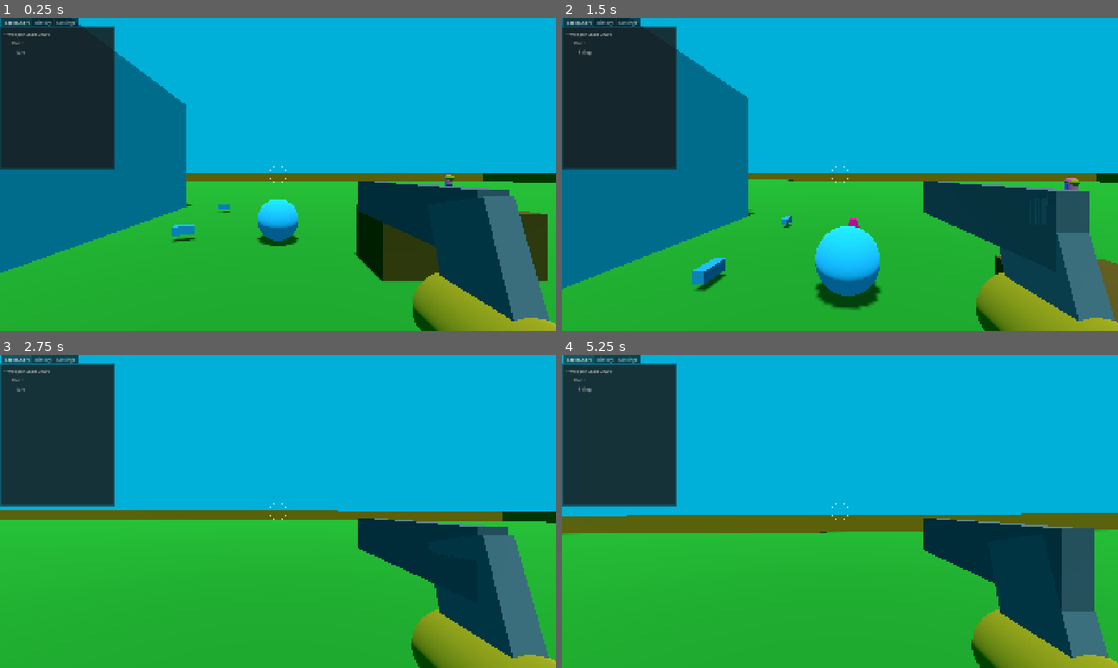
Above: before the commit, frames 1-4 (two rows, left to right).
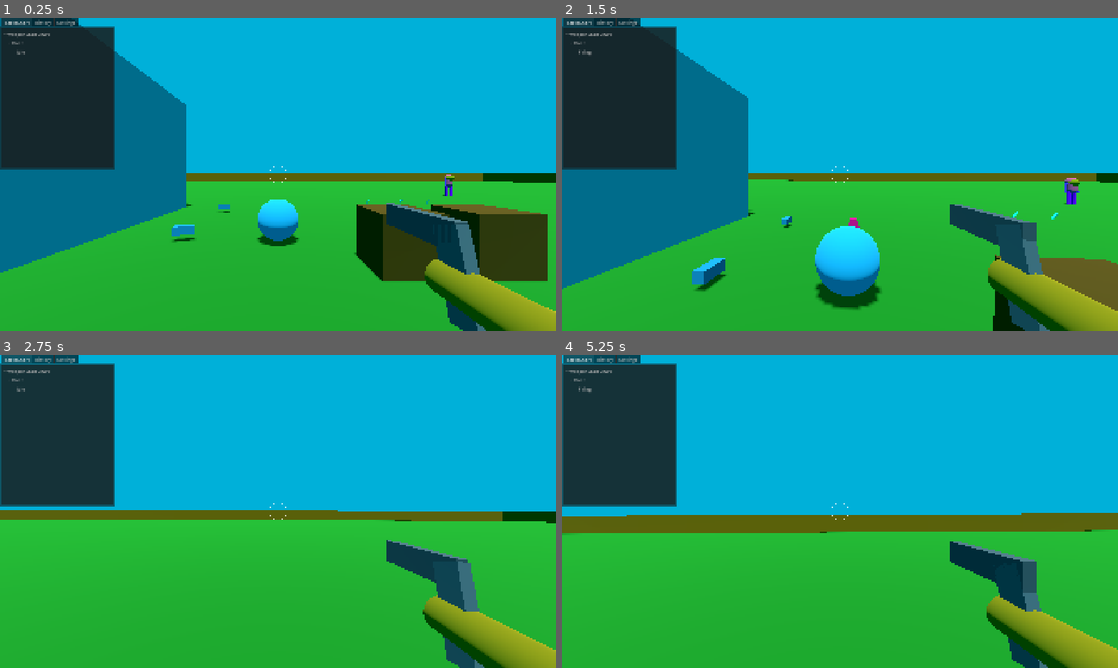
Above: after the commit, the same moments.

Repository: janisl/rpg-core
Game: Godot game, scene res://systems/main_scene.tscn
Same seed, same stepped clock (60 frames per second), same inputs: the game is played once before the commit and once after it.
Inputs (mouse positions are in pixels of both pictures, inside the frame that each line leads up to):
- Up to frame 1 (0.25 s): no input
- Up to frame 2 (1.5 s): move the mouse to (867, 174) at 0.52 s; hold Shift (crouch) 0.53-1.28 s; hold W (forward) from 0.53 s (still down); tap Space (jump) at 0.77 s; move the mouse to (812, 174) at 1.27 s; click (812, 174) at 1.35 s
- Up to frame 3 (2.75 s): keep holding W (forward); tap Space (jump) at 1.52 s; move the mouse to (289, 505) at 2.02 s; hold Ctrl (sprint) from 2.03 s (still down)
- Up to frame 4 (5.25 s): keep holding W (forward); move the mouse to (834, 517) at 2.77 s; release Ctrl (sprint) at 2.78 s; tap Z (test) at 2.85 s; tap Space (jump) at 3.02, 3.77, 4.52 s; move the mouse to (878, 514) at 3.52 s; tap 1 at 3.6 s; move the mouse to (795, 508) at 4.27 s; tap Shift (crouch) at 4.35 s; move the mouse to (845, 511) at 5.02 s; press the mouse at (845, 511) at 5.03 s

The runs differ from the first frame. In frame 1, 9.3% of the frame differs, in the area x 64-100%, y 52-100%; in frame 2, 9.5%; in frame 3, 9.7%; in frame 4, 9.7%, in the area x 65-100%, y 52-100%.

Commit message:
Weapon strafe tilt.

Diff:
--- a/actors/player/components/weapon_controller.gd
+++ b/actors/player/components/weapon_controller.gd
@@ -17,11 +17,18 @@
 @export var idle_sway_stiffness := 40.0
 @export var idle_sway_damping := 10.0
 
-@export_group("Look sway")
+@export_group("Look lag")
 @export var look_lag_enabled := true
 @export var look_lag_dividor := 20.0
-@export var look_lag_rot_max := 30.0
+@export_range(0, 90, 0.1, "radians_as_degrees") var look_lag_rot_max := 30.0 * PI / 180.0
 @export var look_lag_pos_scale := 0.1
+
+@export_group("Strafe tilt")
+@export var strafe_tilt_enabled := true
+@export var strafe_tilt_scale := 0.3
+@export_range(0, 90, 0.1, "radians_as_degrees") var strafe_tilt_max := 0.08
+@export var strafe_tilt_stiffness := 80.0
+@export var strafe_tilt_damping := 10.0
 
 var current_weapon: Weapon
 var current_weapon_model: Node3D
@@ -40,6 +47,9 @@
 var _prev_camera_rotation := Vector3.ZERO
 var _cam_rot_rate := Vector3.ZERO
 
+var _strafe_tilt := 0.0
+var _strafe_tilt_vel := 0.0
+
 
 func _process(delta: float) -> void:
 	if fire_rate_timer > 0.0:
@@ -176,14 +186,13 @@
 	var idle_offset := _update_idle_sway(delta)
 	var look_offset := _update_look_sway(delta)
 
+	var strafe_tilt = _update_strafe_tilt(delta)
+
 	current_weapon_model.position = base_weapon_position + idle_offset + look_offset
-
+	current_weapon_model.rotation = Vector3(0.0, 0.0, strafe_tilt)
 
 func _update_idle_sway(delta: float) -> Vector3:
-	if not idle_sway_enabled:
-		return Vector3.ZERO
-
-	if not current_weapon_model:
+	if not idle_sway_enabled or not current_weapon_model:
 		return Vector3.ZERO
 
 	idle_time += delta
@@ -223,10 +232,7 @@
 
 
 func _update_look_sway(delta: float) -> Vector3:
-	if not look_lag_enabled:
-		return Vector3.ZERO
-
-	if not camera:
+	if not look_lag_enabled or not camera:
 		return Vector3.ZERO
 
 	var cam_rot := camera.global_rotation
@@ -237,16 +243,15 @@
 			0.0)
 	_prev_camera_rotation = cam_rot
 
-	var max_rad := deg_to_rad(look_lag_rot_max)
-	rot_delta.x = clampf(rot_delta.x, -max_rad, max_rad)
-	rot_delta.y = clampf(rot_delta.y, -max_rad, max_rad)
+	rot_delta.x = clampf(rot_delta.x, -look_lag_rot_max, look_lag_rot_max)
+	rot_delta.y = clampf(rot_delta.y, -look_lag_rot_max, look_lag_rot_max)
 	rot_delta.z = 0.0
 
 	var interp_speed := (1.0 / delta) / look_lag_dividor
 	_cam_rot_rate = _cam_rot_rate.lerp(rot_delta, clamp(interp_speed * delta, 0.0, 1.0))
 
-	var norm_pitch := _cam_rot_rate.x / max_rad if max_rad > 0.0 else 0.0
-	var norm_yaw := _cam_rot_rate.y / max_rad if max_rad > 0.0 else 0.0
+	var norm_pitch := _cam_rot_rate.x / look_lag_rot_max if look_lag_rot_max > 0.0 else 0.0
+	var norm_yaw := _cam_rot_rate.y / look_lag_rot_max if look_lag_rot_max > 0.0 else 0.0
 	var look_pos := Vector3(
 			norm_yaw * look_lag_pos_scale,
 			norm_pitch * -look_lag_pos_scale,
@@ -254,3 +259,34 @@
 	)
 
 	return look_pos
+
+
+func _update_strafe_tilt(delta: float) -> float:
+	if not strafe_tilt_enabled or not player or not camera:
+		return 0.0
+
+	var local_velocity := camera.global_transform.basis.inverse() * player.velocity
+
+	var xz := Vector2(local_velocity.x, local_velocity.z)
+	var xz_speed := xz.length()
+
+	var lateral_fraction: float = abs(xz.x) / xz_speed if xz_speed > 0.1 else 0.0
+
+	var tilt_target = clamp(
+			-local_velocity.x * lateral_fraction * strafe_tilt_scale,
+			-strafe_tilt_max,
+			strafe_tilt_max
+	)
+
+	var result = SpringUtil.apply(
+			_strafe_tilt,
+			_strafe_tilt_vel,
+			tilt_target,
+			strafe_tilt_stiffness,
+			strafe_tilt_damping,
+			delta
+	)
+	_strafe_tilt = result.x
+	_strafe_tilt_vel = result.y
+
+	return _strafe_tilt
--- a/weapons/resources/laser.tres
+++ b/weapons/resources/laser.tres
@@ -13,4 +13,5 @@
 is_hit_scan = false
 weapon_scene = ExtResource("3_shorh")
 projectile_scene = ExtResource("1_shorh")
+weapon_position = Vector3(0.14105655, -0.06323153, -0.18142417)
 metadata/_custom_type_script = "uid://bjvp63efii4fn"
--- a/weapons/resources/pistol.tres
+++ b/weapons/resources/pistol.tres
@@ -9,4 +9,5 @@
 max_ammo = 80
 is_automatic = true
 weapon_scene = ExtResource("2_cm5tq")
+weapon_position = Vector3(0.14105655, -0.06323153, -0.18142417)
 metadata/_custom_type_script = "uid://bjvp63efii4fn"
--- a/weapons/resources/shotgun.tres
+++ b/weapons/resources/shotgun.tres
@@ -14,4 +14,5 @@
 weapon_scene = ExtResource("2_vy2tt")
 pellet_count = 8
 spread_angle = 0.1
+weapon_position = Vector3(0.15307574, -0.1009149, -0.18142417)
 metadata/_custom_type_script = "uid://bjvp63efii4fn"
--- a/weapons/scenes/laser.tscn
+++ b/weapons/scenes/laser.tscn
@@ -131,7 +131,6 @@
 transform = Transform3D(0.5, 0, 0, 0, 0.5, 0, 0, 0, 0.5, 0, 0, 0)
 
 [node name="Meshes" type="Node3D" parent="." unique_id=1796340923]
-transform = Transform3D(1, 0, 0, 0, 1, 0, 0, 0, 1, 0.14105655, -0.06323153, -0.18142417)
 
 [node name="MeshInstance3D" type="MeshInstance3D" parent="Meshes" unique_id=96319735]
 transform = Transform3D(1, 0, 0, 0, -4.371139e-08, -1, 0, 1, -4.371139e-08, 0, 0.034311693, -0.07603493)
--- a/weapons/scenes/pistol.tscn
+++ b/weapons/scenes/pistol.tscn
@@ -69,7 +69,6 @@
 transform = Transform3D(0.5, 0, 0, 0, 0.5, 0, 0, 0, 0.5, 0, 0, 0)
 
 [node name="Meshes" type="Node3D" parent="." unique_id=1796340923]
-transform = Transform3D(1, 0, 0, 0, 1, 0, 0, 0, 1, 0.14105655, -0.06323153, -0.18142417)
 
 [node name="MeshInstance3D" type="MeshInstance3D" parent="Meshes" unique_id=96319735]
 transform = Transform3D(1, 0, 0, 0, 1, 0, 0, 0, 1, 0, 0.028, -0.052133262)
--- a/weapons/scenes/shotgun.tscn
+++ b/weapons/scenes/shotgun.tscn
@@ -90,7 +90,6 @@
 transform = Transform3D(0.5, 0, 0, 0, 0.5, 0, 0, 0, 0.5, 0, 0, 0)
 
 [node name="Meshes" type="Node3D" parent="." unique_id=1796340923]
-transform = Transform3D(1, 0, 0, 0, 1, 0, 0, 0, 1, 0.15307574, -0.1009149, -0.18142417)
 
 [node name="MeshInstance3D" type="MeshInstance3D" parent="Meshes" unique_id=96319735]
 transform = Transform3D(1, 0, 0, 0, -4.371139e-08, -1, 0, 1, -4.371139e-08, 0, 0.028, -0.24706843)
